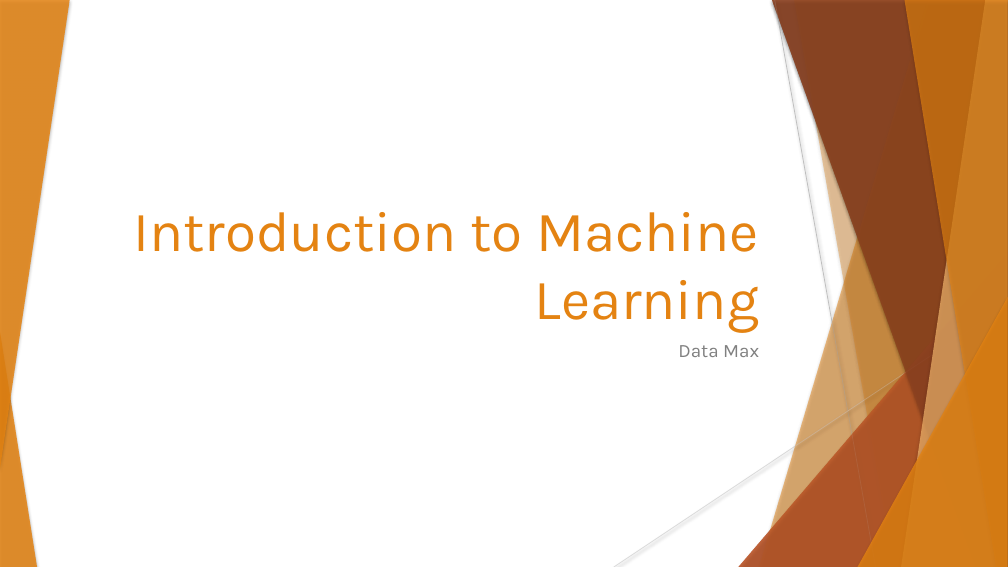
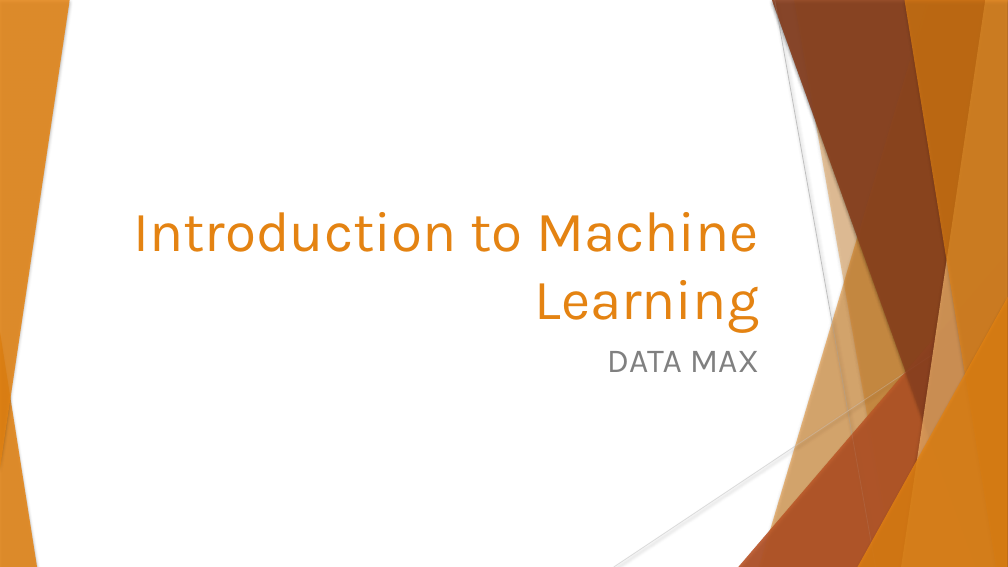
Before and after one commit to data-max-hq/workshop-epoka, a slide deck: slide 1 of Presentations/Introduction to Machine Learning.pptx. Drawn at 1008x567 pixels with LibreOffice and Linux fonts; fonts in the diff are those of the drawing; background and template pictures are left out. Boxes give left, top, right and bottom in pixels: in the first picture for what was removed or moved away, otherwise in the second. Text is boxed around its words. In the diff, an @@ line names an element or a change of style, - is before the commit and + after.

```diff
--- a/Presentations/Introduction to Machine Learning.pptx
+++ b/Presentations/Introduction to Machine Learning.pptx
@@ text at (x1=607, y1=351, x2=759, y2=372): text changed; size 18 to 32 pt @@
-Data Max
+DATA MAX
```
Also in this commit, not shown: 11 other slides changed, 4 slides added, 2 slides removed, 1 other file.
